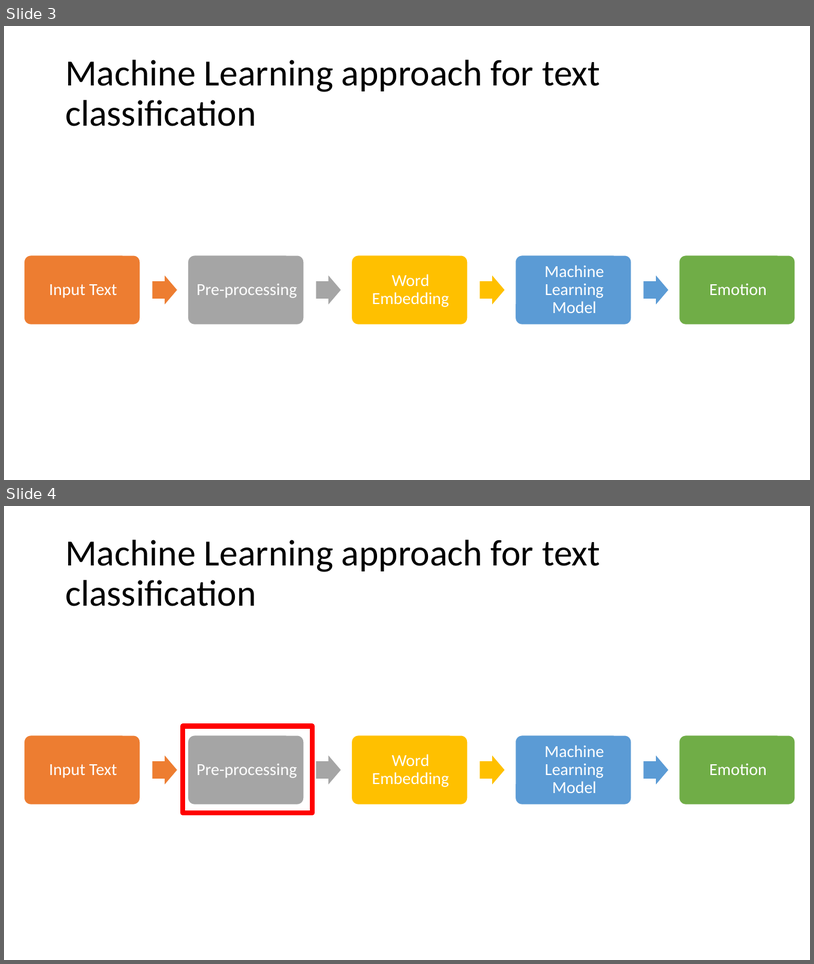
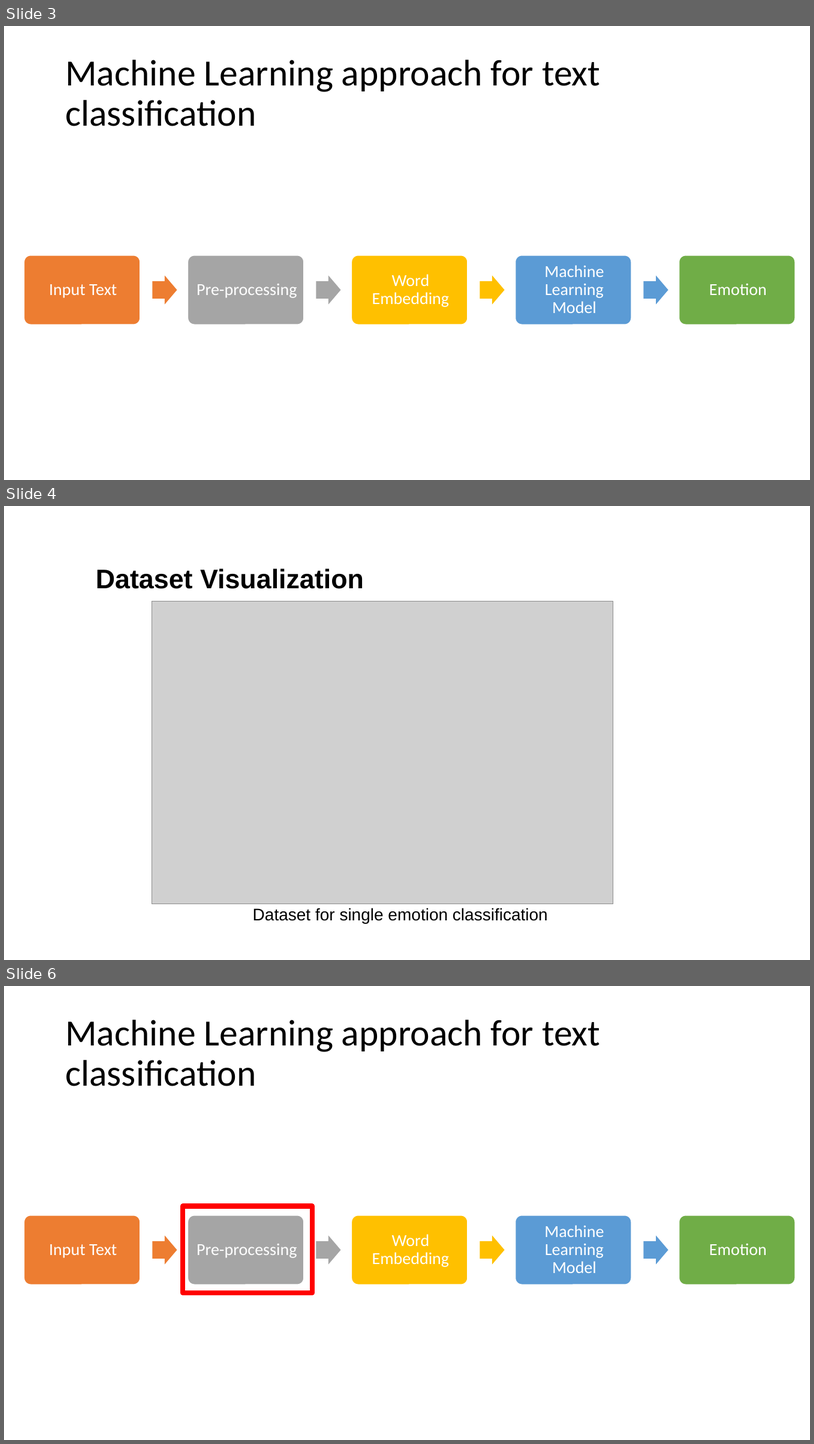
Before and after one commit to himani19/EmotionsFromText, a slide deck: Emotion From Text.pptx. Shown one above the other, each under a label of ours: slides 3 and 4 before the commit, slides 3, 4 and 6 after it; the slides between them are not shown. The pictures are 814x964 and 814x1444 pixels, drawn with LibreOffice and Linux fonts; fonts in the diff are those of the drawing; grey boxes stand for pictures. Boxes give left, top, right and bottom in pixels: in the first picture for what was removed or moved away, otherwise in the second. Text is boxed around its words. In the diff, an @@ line names an element or a change of style, - is before the commit and + after.

```diff
--- a/Emotion From Text.pptx
+++ b/Emotion From Text.pptx
@@ slide 4 added at bbox=[4, 506, 810, 960], background #FFFFFF @@
@@ text added at bbox=[96, 568, 364, 589], 32 pt, text #000000, bold @@
+Dataset Visualization
@@ picture added at bbox=[152, 601, 614, 903] @@
@@ text added at bbox=[253, 907, 548, 923], 20 pt, text #000000 @@
+Dataset for single emotion classification
@@ what was slide 4 is now slide 6 @@
```
Also in this commit, not shown: 2 slides changed, 1 other slide added.
